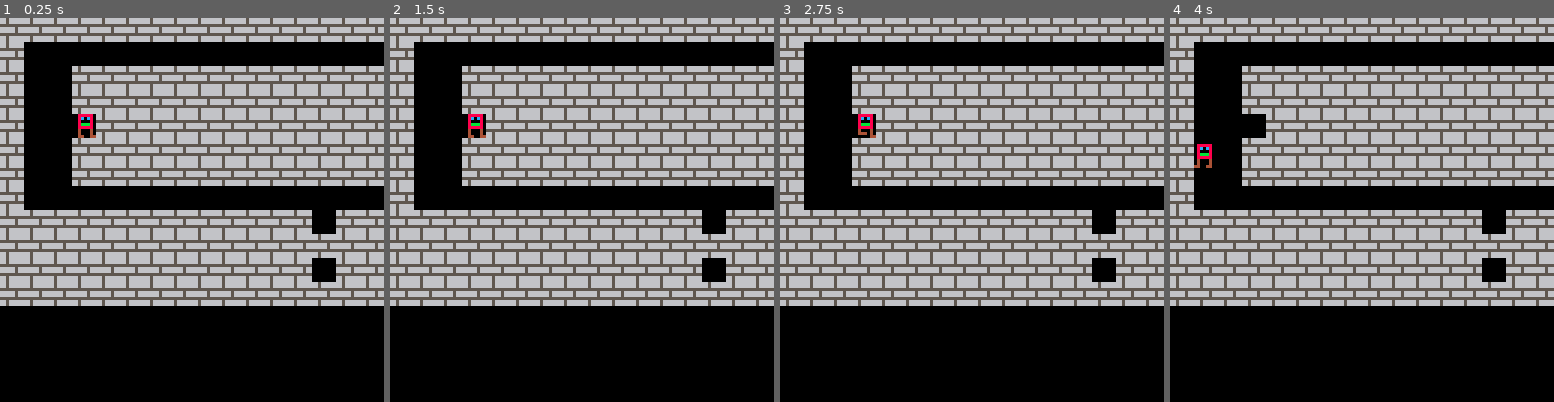
Above: before the commit, frames 1-4 (left to right).
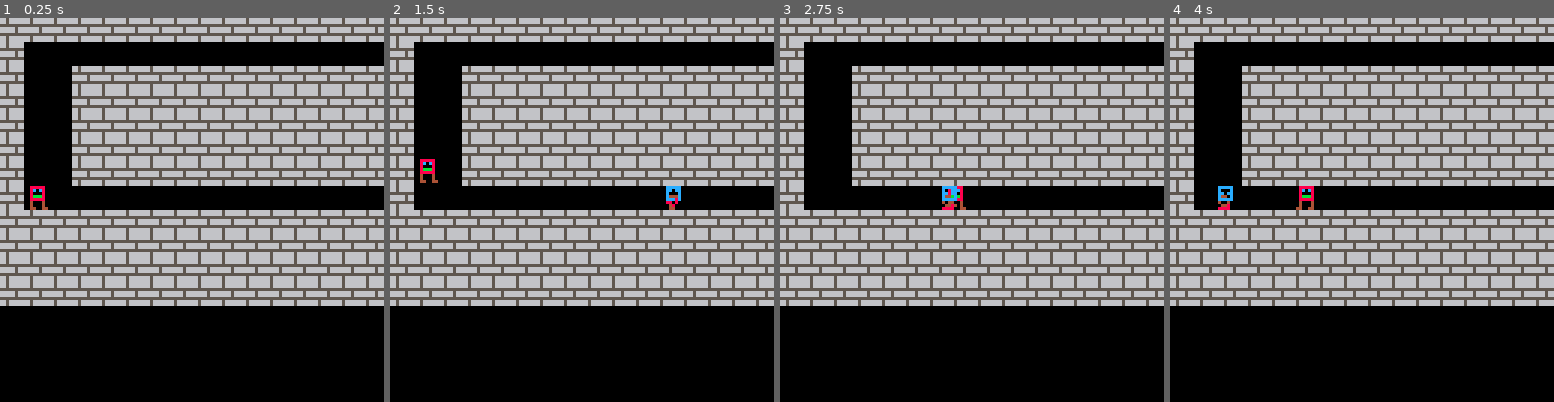
Above: after the commit, the same moments.

Repository: King-Swood/pico-8-fun
Game: PICO-8 cartridge will_castle2.p8
Same seed, same stepped clock (60 frames per second), same inputs: the game is played once before the commit and once after it.
Inputs:
- Up to frame 1 (0.25 s): no input
- Up to frame 2 (1.5 s): tap X (X key) at 0.33, 1.07 s; tap O (Z key) at 0.7 s
- Up to frame 3 (2.75 s): hold Right 1.6-2.1 s; tap O (Z key) at 1.7, 2.1, 2.5 s; tap X (X key) at 1.85 s; hold Up 2.15-2.42 s; hold Right from 2.47 s (still down)
- Up to frame 4 (4 s): tap O (Z key) at 2.9, 3.3, 3.7 s; tap X (X key) at 2.97 s; release Right at 3.03 s; hold Left 3.08-3.58 s

The runs differ from the first frame. In frame 1, 1.3% of the frame differs, in the area x 7-88%, y 25-69%; in frame 2, 1.5%; in frame 3, 1.5%; in frame 4, 1.7%, in the area x 6-88%, y 25-69%.

Commit message:
Added enemy

Diff:
--- a/will_castle2.p8
+++ b/will_castle2.p8
@@ -12,8 +12,8 @@
 p1=
 {
  --position
- x=24,
- y=32,
+ x=8,
+ y=56,
  --velocity
  dx=0,
  dy=0,
@@ -71,6 +71,22 @@
 
 keys={key1}
 
+enemy1={
+ x=136,
+ y=56,
+ dx=-1,
+ dy=0,
+ spr_index=1,
+ spr_table={7,8},
+ spr_time=0,
+ spr_time_max=4,
+ spr_reverse=true,
+}
+
+enemies={
+	enemy1
+}
+
 function _init()
 
 end
@@ -78,6 +94,7 @@
 -- called 30 times per second
 function _update()
  player_update(p1)
+ foreach(enemies, enemy_update)
 end
 
 function _draw()
@@ -85,6 +102,7 @@
  camera(c.x, c.y)
  map()
  actor_draw(p1)
+ foreach(enemies, actor_draw)
  foreach(keys, key_draw)
 end
 
@@ -252,6 +270,88 @@
   p1.isgrounded_last=p1.isgrounded
 end
 
+function enemy_update(e)
+ --remember where we started
+ local startx=e.x
+
+ --move the player left/right
+ e.x+=e.dx
+
+ --hit side walls
+ --
+
+ --check for walls in the
+ --direction we are moving.
+ local xoffset=0
+ if e.dx>0 then xoffset=7 end
+
+ --look for a wall
+ local h=mget((e.x+xoffset)/8,(e.y+7)/8)
+ if fget(h,0) then
+  --they hit a wall so move them
+  --back to their original pos.
+  --it should really move them to
+  --the edge of the wall but this
+  --mostly works and is simpler.
+  e.x=startx
+  e.dx=e.dx*-1
+  if e.dx<0 then e.spr_reverse=true else e.spr_reverse=false end
+ end
+
+ --accumulate gravity
+ e.dy+=g.grav
+ if e.dy > g.maxdy then e.dy=g.maxdy end
+
+  --fall
+  e.y+=e.dy
+
+  --hit floor
+  --
+
+  --check bottom center of the
+  --player.
+  local v=mget((e.x+4)/8,(e.y+8)/8)
+
+  --assume they are floating
+  --until we determine otherwise
+  e.isgrounded=false
+
+  --only check for floors when
+  --moving downward
+  if e.dy>=0 then
+   --look for a solid tile
+   if fget(v,0) then
+    --place p1 on top of tile
+    e.y = flr((e.y)/8)*8
+    --halt velocity
+    e.dy = 0
+    --allow jumping again
+    e.isgrounded=true
+   end
+  end
+
+  --hit ceiling
+  --
+
+  --check top center of p1
+  v=mget((e.x+4)/8,(e.y)/8)
+
+  --only check for ceilings when
+  --moving up
+  if e.dy<=0 then
+   --look for solid tile
+   if fget(v,0) then
+    --position p1 right below
+    --ceiling
+    e.y = flr((e.y+8)/8)*8
+    --halt upward velocity
+    e.dy = 0
+   end
+  end
+
+  actor_anim(e)
+end
+
 function actor_anim(a)
  a.spr_time+=1
  if a.spr_time > a.spr_time_max then
@@ -280,14 +380,14 @@
  end
 end
 __gfx__
-0000000000888880440444cc0000000000ceec000099000009999990000000000000000000000000000000000000000000000000000000000000000066566666
-00000000008c0c80400004cc000000000cccccc00099900009000090000000000000000000000000000000000000000000000000000000000000000066566666
-00700700008000804cc0c4cc00000000cc9cc9cc0099000009000090000000000000000000000000000000000000000000000000000000000000000055555555
-00077000008bbb8040cc044c00000000bccccccb0099900009000090000000000000000000000000000000000000000000000000000000000000000066666566
-00077000008888804bbbb40c00000000bcc8c8cb0099000009000990000000000000000000000000000000000000000000000000000000000000000066666566
-0070070000400040b0000b0c00000000cc8c8ccc0999900009000090000000000000000000000000000000000000000000000000000000000000000055555555
-0000000000400040b0000b0c000000000cccccc00999900009000090000000000000000000000000000000000000000000000000000000000000000066566666
-0000000000440044bb000bbc0000000000cccc000099000009999990000000000000000000000000000000000000000000000000000000000000000066566666
+0000000000888880440444cc0000000000ceec00009900000999999000ccccc00ccccc0000000000000000000000000000000000000000000000000066566666
+00000000008c0c80400004cc000000000cccccc0009990000900009000c000c00cc0cc0000000000000000000000000000000000000000000000000066566666
+00700700008000804cc0c4cc00000000cc9cc9cc009900000900009000cc0cc00c000c0000000000000000000000000000000000000000000000000055555555
+00077000008bbb8040cc044c00000000bccccccb009990000900009000c044c00c444c0000000000000000000000000000000000000000000000000066666566
+00077000008888804bbbb40c00000000bcc8c8cb009900000900099000ccccc00c8ccc0000000000000000000000000000000000000000000000000066666566
+0070070000400040b0000b0c00000000cc8c8ccc0999900009000090000400400080880000000000000000000000000000000000000000000000000055555555
+0000000000400040b0000b0c000000000cccccc00999900009000090000844000008400000000000000000000000000000000000000000000000000066566666
+0000000000440044bb000bbc0000000000cccc000099000009999990000888800004400000000000000000000000000000000000000000000000000066566666
 00888880008888800bbbbbbbbbbbbbb0000000000000000000000000000000000000000000000000000000000000000000000000000000000000000000000000
 008c0c80008c0c80b44442444444424b000000000000000000000000000000000000000000000000000000000000000000000000000000000000000000000000
 0080008000800080b44244444442444b000000000000000000000000000000000000000000000000000000000000000000000000000000000000000000000000
@@ -318,41 +418,44 @@
 __map__
 0f0f0f0f0f0f0f0f0f0f0f0f0f0f0f0f0f0f0f0f0f0f0f0f0f0f0f0f0f0f0f0f0f0f0f0f0f0f0f0f0f0f0f0f0f0f0f0f0f0f000000000000000000000000000000000000000000000000000000000000000000000000000000000000000000000000000000000000000000000000000000000000000000000000000000000000
 0f00000000000000000000000000000000000000000000000000000000000000000000000000000000000000000000000f0f000000000000000000000000000000000000000000000000000000000000000000000000000000000000000000000000000000000000000000000000000000000000000000000000000000000000
-0f00000f0f0f0f0f0f0f0f0f0f0f0f0f0f00000000000000000000000000000000000000000000000000000000000000000f00000f0f0f0f0f0f0f000000000000000000000000000000000000000000000000000000000000000000000000000000000000000000000000000000000000000000000000000000000000000000
+0f00000f0f0f0f0f0f0f0f0f0f0f0f0f0f00000000000000000000000000000000000000000000000000000000000000000f000000000000000000000000000000000000000000000000000000000000000000000000000000000000000000000000000000000000000000000000000000000000000000000000000000000000
 0f00000f0f0f0f0f0f0f0f0f0f0f0f0f0f0000000000000000000f0f0f0f0f0f0f0f0f0f0f0f0f0f0000000000000000000f000000000000000000000000000000000000000000000000000000000000000000000000000000000000000000000000000000000000000000000000000000000000000000000000000000000000
-0f0000000f0f0f0f0f0f0f0f0f0f0f0f0f0f0f0f0f0f0f0f0f000000000f0f0f0f00000f0f0f0f0f0f0f0f0f0f0f00000006000000000000000000000000000000000000000000000000000000000000000000000000000000000000000000000000000000000000000000000000000000000000000000000000000000000000
-0f00000f0f0f0f0f0f0f0f0f0f0f0f0f0f0f0f0f0f0f0f0f0f0f0f0f0f0f0f0f000000000f0f000000000000000000000f0f0000000000000f0f00000000000000000000000000000000000000000000000000000000000000000000000000000000000000000000000000000000000000000000000000000000000000000000
-0f00000f0f0f0f0f0f0f0f0f0f0f0f0f0f0000000000000f0f0f000f0f000f000000000000000000000000000000000f0f0f0f00000f0f0f0f0f0f000000000000000000000000000000000000000000000000000000000000000000000000000000000000000000000000000000000000000000000000000000000000000000
-0f0000000000000000000000000000000000000000000000000f0f0f0f0f0f0f0f0f0f00000000000000000f0f0f0f0f0f0f0f0f0f00000000000f000000000000000000000000000000000000000000000000000000000000000000000000000000000000000000000000000000000000000000000000000000000000000000
-0f0f0f0f0f0f0f0f0f0f0f0f0f000f0f0f0f00000000000000000000000000000000000000000000000f0f0f0f0f00000f00000000000000000000000000000000000000000000000000000000000000000000000000000000000000000000000000000000000000000000000000000000000000000000000000000000000000
+0f00000f0f0f0f0f0f0f0f0f0f0f0f0f0f0f0f0f0f0f0f0f0f000000000f0f0f0f00000f0f0f0f0f0f0f0f0f0f0f00000006000000000000000000000000000000000000000000000000000000000000000000000000000000000000000000000000000000000000000000000000000000000000000000000000000000000000
+0f00000f0f0f0f0f0f0f0f0f0f0f0f0f0f0f0f0f0f0f0f0f0f0f0f0f0f0f0f0f000000000f0f000000000000000000000f0f0f0f0f0f0f0f0f0f0f0f0f00000000000000000000000000000000000000000000000000000000000000000000000000000000000000000000000000000000000000000000000000000000000000
+0f00000f0f0f0f0f0f0f0f0f0f0f0f0f0f0000000000000f0f0f000f0f000f000000000000000000000000000000000f0f0f0f0f0f0f0f0f0f0f0f0f0f00000000000000000000000000000000000000000000000000000000000000000000000000000000000000000000000000000000000000000000000000000000000000
+0f0000000000000000000000000000000000000000000000000f0f0f0f0f0f0f0f0f0f00000000000000000f0f0f0f0f0f0f0f0f0f0f0f0f0f0f0f0f0f00000000000000000000000000000000000000000000000000000000000000000000000000000000000000000000000000000000000000000000000000000000000000
+0f0f0f0f0f0f0f0f0f0f0f0f0f0f0f0f0f0f00000000000000000000000000000000000000000000000f0f0f0f0f0f0f0f0f0f0f0f0f0f0f0f0f0f0f0f0f0f0000000000000000000000000000000000000000000000000000000000000000000000000000000000000000000000000000000000000000000000000000000000
 0f0f0f0f0f0f0f0f0f0f0f0f0f0f0f0f0f0f0f0f0f0f0f0f0f000000000000000000000000000f0f0f0f0f0f0f0f00000000000000000000000000000000000000000000000000000000000000000000000000000000000000000000000000000000000000000000000000000000000000000000000000000000000000000000
-0f0f0f0f0f0f0f0f0f0f0f0f0f000f0f0f0f000f0f0f000f0f0f0f0f0f0f0f0f00000000000f0f0f0f0f0f0f0f0f00000000000000000000000000000000000000000000000000000000000000000000000000000000000000000000000000000000000000000000000000000000000000000000000000000000000000000000
-0f0f0f0f0f0f0f0f0f0f0f0f0f0f0f0f0f0f0f000f0f0f000000000f0f0f0f0f0f0000000f0f0f0f0f0f0f0f0f0f00000000000000000000000000000000000000000000000000000000000000000000000000000000000000000000000000000000000000000000000000000000000000000000000000000000000000000000
-000000000000000000000000000000000000000000000000000f000f0f0f0f0f0f00000f0f0f0f0f0f0f0f0f0f0f00000000000000000000000000000000000000000000000000000000000000000000000000000000000000000000000000000000000000000000000000000000000000000000000000000000000000000000
-00000000000000000000000000000000000000000000000f000f0000000f0f0f0f0f0f0f0f0f0f0f0f0f0f0f0f0f00000000000000000000000000000000000000000000000000000000000000000000000000000000000000000000000000000000000000000000000000000000000000000000000000000000000000000000
-000000000000000000000000000000000000000000000000000f0000000f000f0f0f0f0f0f0f0f0f00000000000000000000000000000000000000000000000000000000000000000000000000000000000000000000000000000000000000000000000000000000000000000000000000000000000000000000000000000000
-0000000000000000000000000000000000000000000000000000000000000000000000000000000000000000000000000000000000000000000000000000000000000000000000000000000000000000000000000000000000000000000000000000000000000000000000000000000000000000000000000000000000000000
-00000000000000000000000000000000000000000000000000000000000000000000000f0000000000000000000000000000000000000000000000000000000000000000000000000000000000000000000000000000000000000000000000000000000000000000000000000000000000000000000000000000000000000000
-…(23 lines of a section not shown)…
+0f0f0f0f0f0f0f0f0f0f0f0f0f0f0f0f0f0f000f0f0f000f0f0f0f0f0f0f0f0f0f0f0000000f0f0f0f0f0f0f0f0f00000000000000000000000000000000000000000000000000000000000000000000000000000000000000000000000000000000000000000000000000000000000000000000000000000000000000000000
+0f0f0f0f0f0f0f0f0f0f0f0f0f0f0f0f0f0f0f000f0f0f000000000f0f0f0f0f0f0000000f0f0f0f0f0f0f0f0f0f00000000000000000000000000000000000f0f000000000000000000000000000000000000000000000000000000000000000000000000000000000000000000000000000000000000000000000000000000
+0000000000000000000e0000000000000000000000000000000f000f0f0f000f0000000f0f0f0f0f0f0f0f0f0f0f0000000000000000000000000f0f0f0f0f0000000000000000000000000000000000000000000000000000000000000000000000000000000000000000000000000000000000000000000000000000000000
+00000000000000000000000000000000000000000000000f000f00000000000f0f00000f0f0f0f0f0f0f0f0f0f0f0000000f0f0f0f0f0f0f0f0f00000000000000000000000000000000000000000000000000000000000000000000000000000000000000000000000000000000000000000000000000000000000000000000
+000000000000000000000000000000000000000000000000000f00000000000f0000000f0f0f0f0f0f0f0f0f0f0f00000f00000000000000000000000000000000000000000000000000000000000000000000000000000000000000000000000000000000000000000000000000000000000000000000000000000000000000
+000000000000000000000000000000000000000000000000000000000000000f00000f0000000000000000000000000f0000000000000000000000000000000000000000000000000000000000000000000000000000000000000000000000000000000000000000000000000000000000000000000000000000000000000000
+000000000000000000000000000000000000000000000000000000000000000f00000000000000000000000000000f000000000000000000000000000000000000000000000000000000000000000000000000000000000000000000000000000000000000000000000000000000000000000000000000000000000000000000
+000000000000000000000000000000000000000000000000000000000000000f000000000000000000000000000f00000000000000000000000000000000000000000000000000000000000000000000000000000000000000000000000000000000000000000000000000000000000000000000000000000000000000000000
+000000000000000000000000000000000000000000000000000000000000000f0f00000000000000000000000f0000000000000000000000000000000000000000000000000000000000000000000000000000000000000000000000000000000000000000000000000000000000000000000000000000000000000000000000
+000000000000000000000000000000000000000000000000000000000000000f0f0f0f0f0f0f0f0f0f0f0f0f000000000000000000000000000000000000000000000000000000000000000000000000000000000000000000000000000000000000000000000000000000000000000000000000000000000000000000000000
+…(23 lines of a section not shown)…
Not shown, changed: the music (__music__) section of will_castle2.p8
Not shown, changed: the sound effects (__sfx__) section of will_castle2.p8
